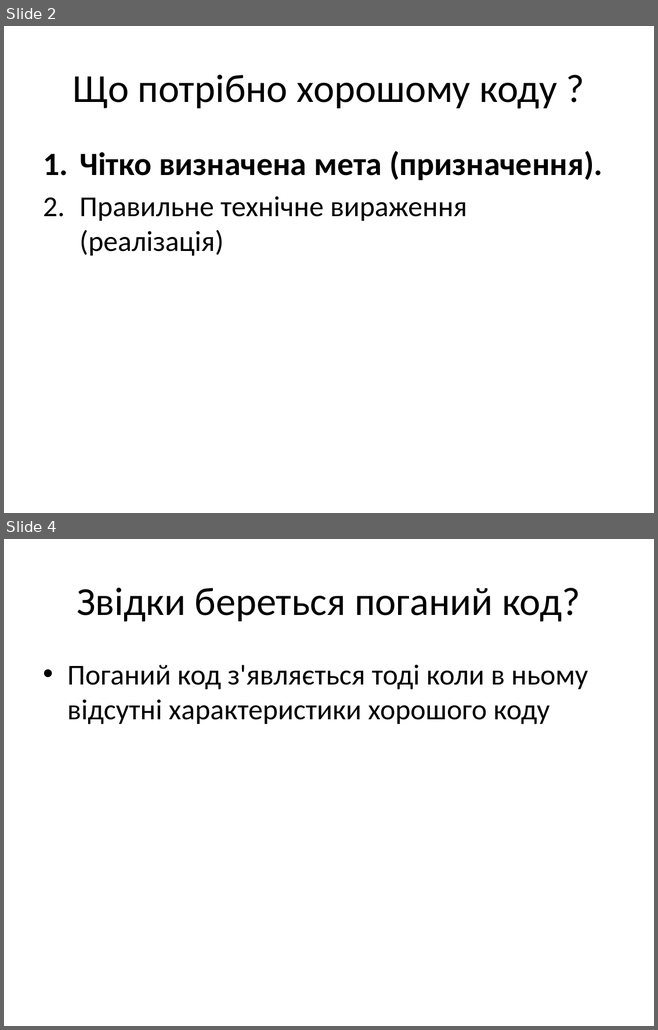
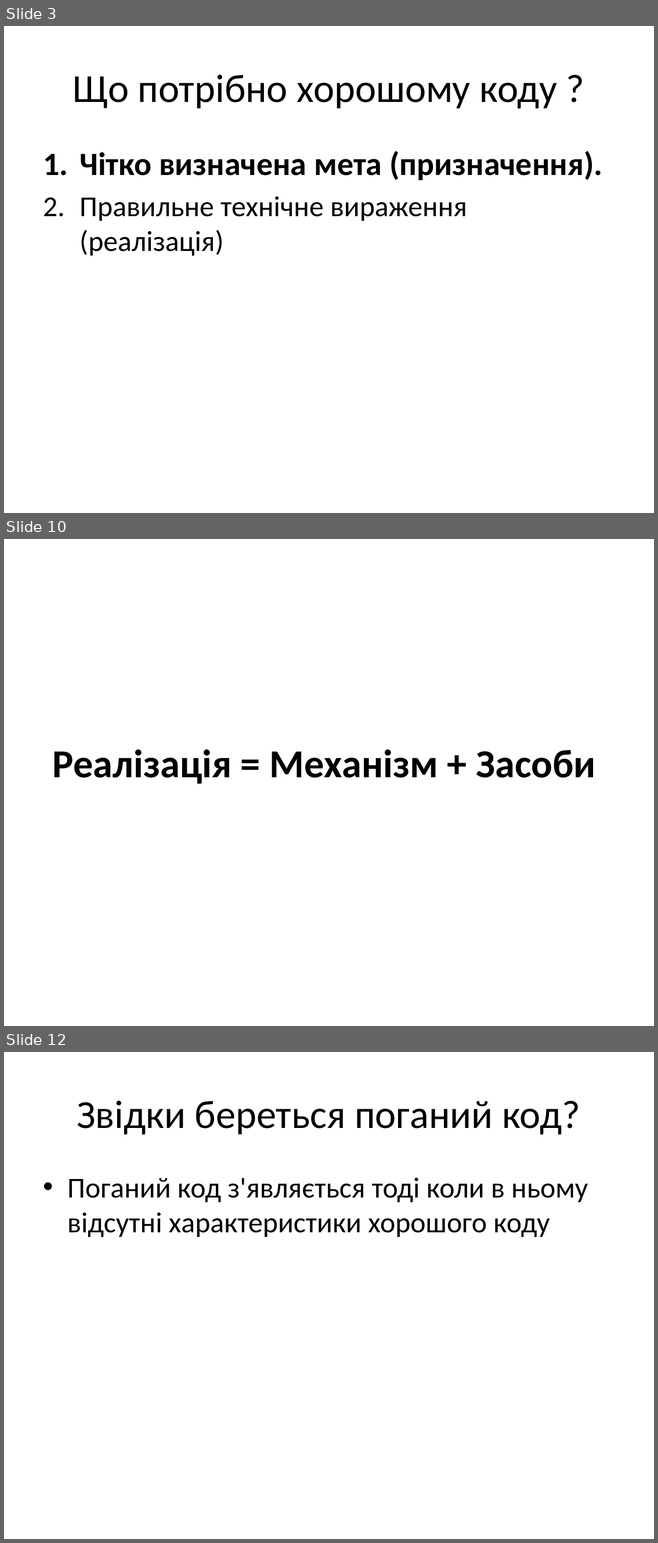
Before and after one commit to siryc/TORT, a slide deck: 1 Coding Practices/1 Coding practices Final.pptx. Shown one above the other, each under a label of ours: slides 2 and 4 before the commit, slides 3, 10 and 12 after it; the slides between them are not shown. The pictures are 658x1030 and 658x1543 pixels, drawn with LibreOffice and Linux fonts; fonts in the diff are those of the drawing. Boxes give left, top, right and bottom in pixels: in the first picture for what was removed or moved away, otherwise in the second. Text is boxed around its words. In the diff, an @@ line names an element or a change of style, - is before the commit and + after.

```diff
--- a/1 Coding Practices/1 Coding practices Final.pptx
+++ b/1 Coding Practices/1 Coding practices Final.pptx
@@ slide 10 added at (4,539,654,1026), background #FFFFFF @@
@@ title added at (52,750,596,784), 44 pt, text #000000, bold @@
+Реалізація = Механізм + Засоби
@@ what was slide 2 is now slide 3 @@
@@ what was slide 4 is now slide 12 @@
```
Also in this commit, not shown: 1 slide changed, 7 other slides added.
